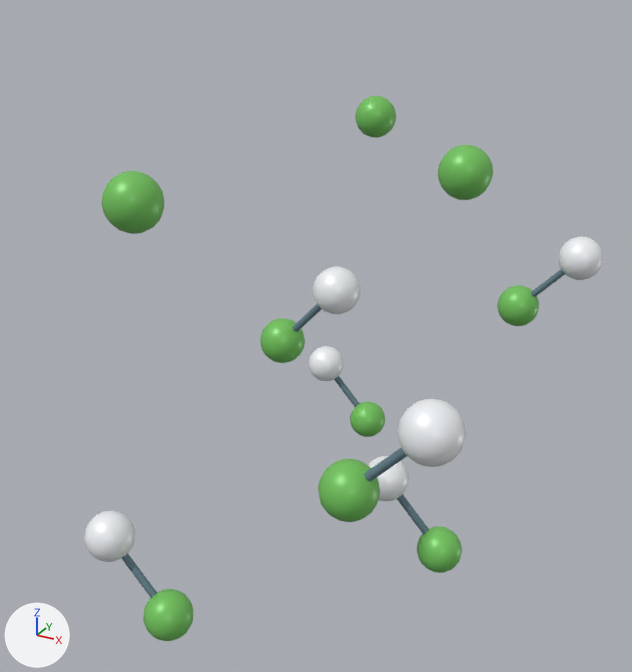
What one commit did to the glTF model ChemDex/assets/periodic-table/crystals/chat-solid-hydrogen-chloride.glb.
The view is the same before and after, from a 50 mm camera at (4.63, -9.73, 5.05) aimed at (-0.53, -0.34, 0.36). The axes (+X, +Y, +Z) are drawn at lower left. The lights are the same throughout. The picture after the commit comes second.

Before the edit, the objects in view are built like this:
```python
me_mesh_0 = bpy.data.meshes.new('Mesh_0')
me_mesh_0.from_pydata(...)  # 170 vertices, 288 faces; spans x -0.32..0.32, y -0.32..0.32, z -0.32..0.32
me_mesh_0.materials.append(mat_material_0)  # white #f4f7fa
me_mesh_1 = bpy.data.meshes.new('Mesh_1')
me_mesh_1.from_pydata(...)  # 170 vertices, 288 faces; spans x -0.32..0.32, y -0.32..0.32, z -0.32..0.32
me_mesh_1.materials.append(mat_material_1)  # green #75c75f
ob_cl___cl___1_007 = bpy.data.objects.new('Cl · Cl · 1.007', me_mesh_1)
ob_cl___cl___1_007.parent = ob_hcl_rắn___77_4_k
ob_cl___cl___1_007.location = (3.79, -5.825, 2.687)
ob_h___h___1 = bpy.data.objects.new('H · H · 1', me_mesh_0)
ob_h___h___1.parent = ob_hcl_rắn___77_4_k
ob_h___h___1.location = (0.409, 0.0, 0.913)
ob_h___h___1_002 = bpy.data.objects.new('H · H · 1.002', me_mesh_0)
ob_h___h___1_002.parent = ob_hcl_rắn___77_4_k
ob_h___h___1_002.location = (2.936, -2.913, 0.913)
# also in view: 'Cl · Cl · 1.005' at (1.26, 0.0, 2.69); 'H · H · 1.001' at (-2.12, -2.91, -1.77); 'Cl · Cl · 1.003' at (-1.26, -2.91, 2.69); 'Cl · Cl · 1.006' at (1.26, 2.91, 0.0); 'H · H · 1.005' at (-0.41, 0.0, 0.91)
```
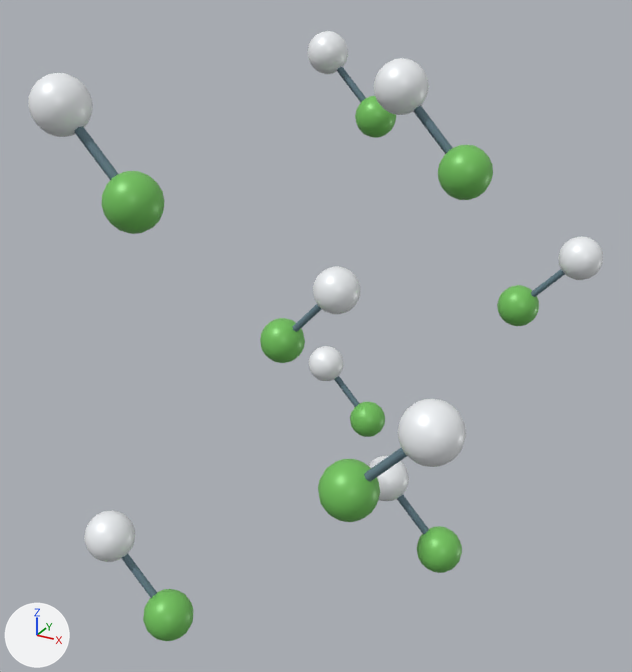
What differs and where, as boxes (x1, y1, x2, y2) in the pictures (632 x 672 px):
'H · H · 1.007', added
    after: (28, 73, 93, 137)
'H · H · 1.008', added
    after: (374, 58, 429, 115)
'H · H · 1.006', added
    after: (307, 31, 348, 74)
'Mesh_2.007', added (blue)
    after: (75, 126, 118, 180)
'Mesh_2.008', added (blue)
    after: (413, 105, 453, 154)
'Mesh_2.006', added
    after: (337, 67, 366, 102)

Patch to the scene script:
```diff
--- a/ChemDex/assets/periodic-table/crystals/chat-solid-hydrogen-chloride.glb.py
+++ b/ChemDex/assets/periodic-table/crystals/chat-solid-hydrogen-chloride.glb.py
@@ ob_mesh_2_008 @@
+ob_mesh_2_008 = bpy.data.objects.new('Mesh_2.008', me_mesh_2)
+ob_mesh_2_008.parent = ob_node_15
+ob_mesh_2_008.location = (3.363, -2.913, 5.83)
+ob_mesh_2_008.rotation_euler = (0.0, -0.752, 0.0)  # degrees (0, -43, 0)
+ob_mesh_2_008.scale = (0.055, 0.055, 1.25)
@@ ob_mesh_2_007 @@
+ob_mesh_2_007 = bpy.data.objects.new('Mesh_2.007', me_mesh_2)
+ob_mesh_2_007.parent = ob_node_15
+ob_mesh_2_007.location = (0.836, -5.825, 5.83)
+ob_mesh_2_007.rotation_euler = (0.0, -0.752, 0.0)  # degrees (0, -43, 0)
+ob_mesh_2_007.scale = (0.055, 0.055, 1.25)
@@ ob_mesh_2_006 @@
+ob_mesh_2_006 = bpy.data.objects.new('Mesh_2.006', me_mesh_2)
+ob_mesh_2_006.parent = ob_node_15
+ob_mesh_2_006.location = (0.836, 0.0, 5.83)
+ob_mesh_2_006.rotation_euler = (0.0, -0.752, 0.0)  # degrees (0, -43, 0)
+ob_mesh_2_006.scale = (0.055, 0.055, 1.25)
@@ ob_h___h___1_008 @@
+ob_h___h___1_008 = bpy.data.objects.new('H · H · 1.008', me_mesh_0)
+ob_h___h___1_008.parent = ob_hcl_rắn___77_4_k
+ob_h___h___1_008.location = (2.936, -2.913, 6.286)
@@ ob_h___h___1_007 @@
+ob_h___h___1_007 = bpy.data.objects.new('H · H · 1.007', me_mesh_0)
+ob_h___h___1_007.parent = ob_hcl_rắn___77_4_k
+ob_h___h___1_007.location = (0.409, -5.825, 6.286)
@@ ob_h___h___1_006 @@
+ob_h___h___1_006 = bpy.data.objects.new('H · H · 1.006', me_mesh_0)
+ob_h___h___1_006.parent = ob_hcl_rắn___77_4_k
+ob_h___h___1_006.location = (0.409, 0.0, 6.286)
```
